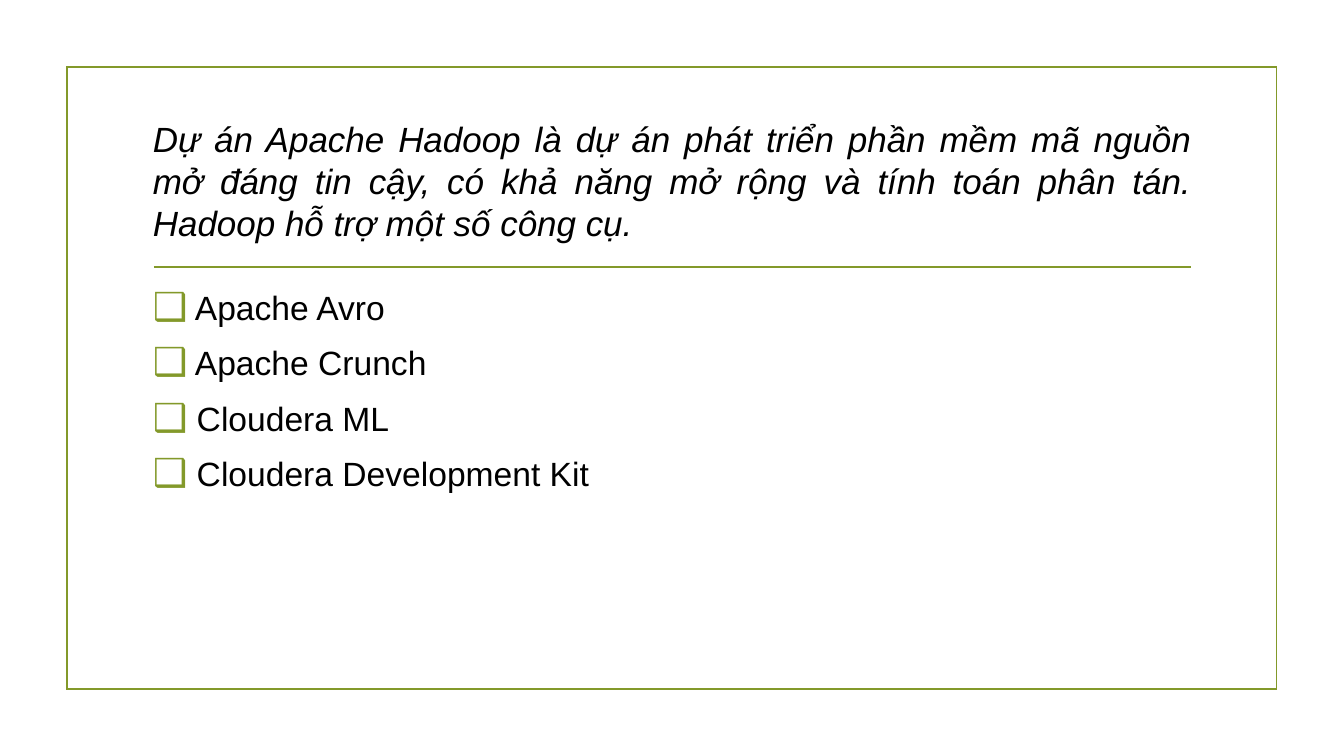
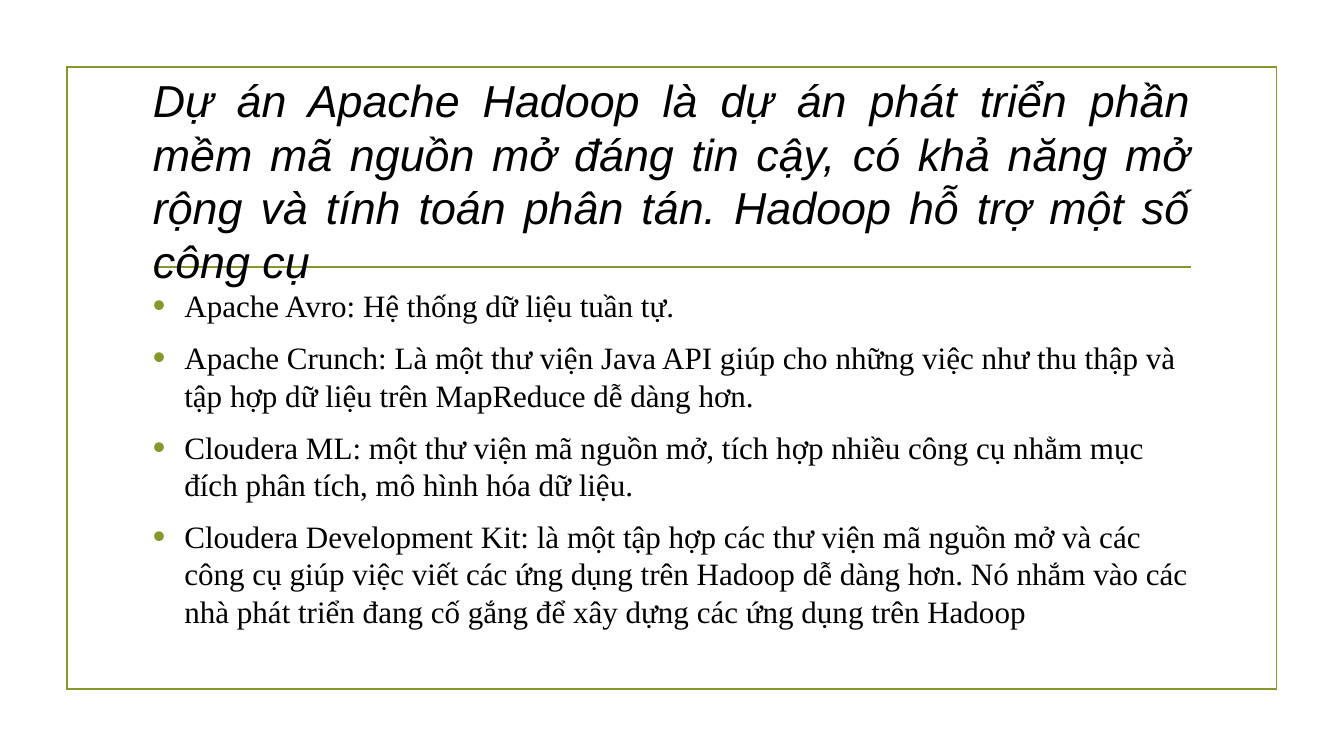
Before and after one commit to sonnv56/Mon-CVDHD-2014, a slide deck: slide 2 of Ngo_Van_Hieu/Xây dựng ứng dụng Với Hadoop.pptx. Drawn at 1344x756 pixels with LibreOffice and Linux fonts; fonts in the diff are those of the drawing; background and template pictures are left out. Boxes give left, top, right and bottom in pixels: in the first picture for what was removed or moved away, otherwise in the second. Text is boxed around its words. In the diff, an @@ line names an element or a change of style, - is before the commit and + after.

```diff
--- a/Ngo_Van_Hieu/Xây dựng ứng dụng Với Hadoop.pptx
+++ b/Ngo_Van_Hieu/Xây dựng ứng dụng Với Hadoop.pptx
@@ title at <box>153,82,1190,287</box>: text changed; size 25 to 32 pt @@
-Dự án Apache Hadoop là dự án phát triển phần mềm mã nguồn mở đáng tin cậy, có khả năng mở rộng và tính toán phân tán. Hadoop hỗ trợ một số công cụ.
+Dự án Apache Hadoop là dự án phát triển phần mềm mã nguồn mở đáng tin cậy, có khả năng mở rộng và tính toán phân tán. Hadoop hỗ trợ một số công cụ
@@ text at <box>184,294,1187,628</box>: text changed; size 24 to 22.2 pt; font Arial to Times New Roman @@
-❑ Apache Avro
-❑ Apache Crunch
-❑ Cloudera ML
-❑ Cloudera Development Kit
+• Apache Avro: Hệ thống dữ liệu tuần tự.
+• Apache Crunch: Là một thư viện Java API giúp cho những việc như thu thập và tập hợp dữ liệu trên MapReduce dễ dàng hơn.
+• Cloudera ML: một thư viện mã nguồn mở, tích hợp nhiều công cụ nhằm mục đích phân tích, mô hình hóa dữ liệu.
+• Cloudera Development Kit: là một tập hợp các thư viện mã nguồn mở và các công cụ giúp việc viết các ứng dụng trên Hadoop dễ dàng hơn. Nó nhắm vào các nhà phát triển đang cố gắng để xây dựng các ứng dụng trên Hadoop
```
Also in this commit, not shown: 6 other slides changed, 1 other file.
